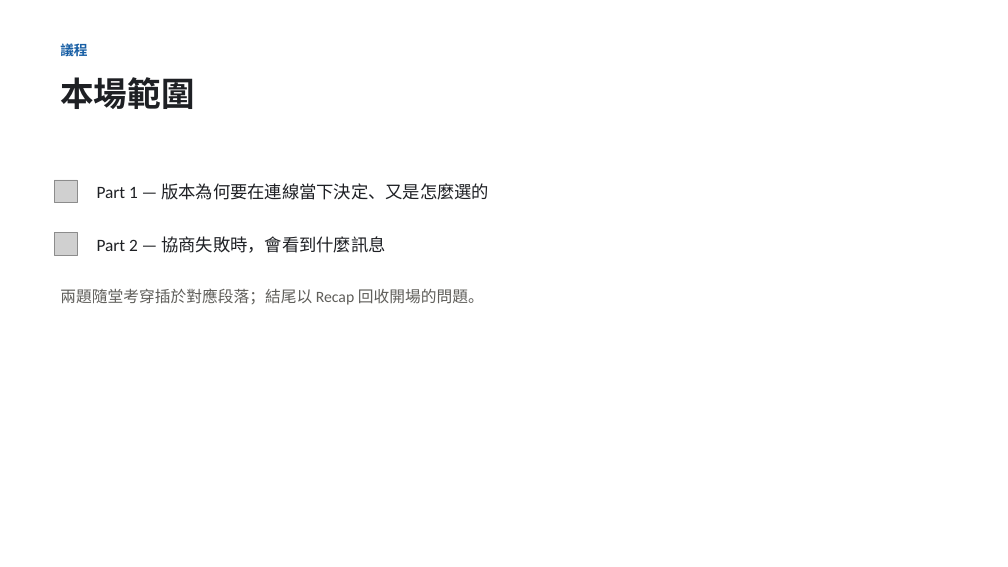
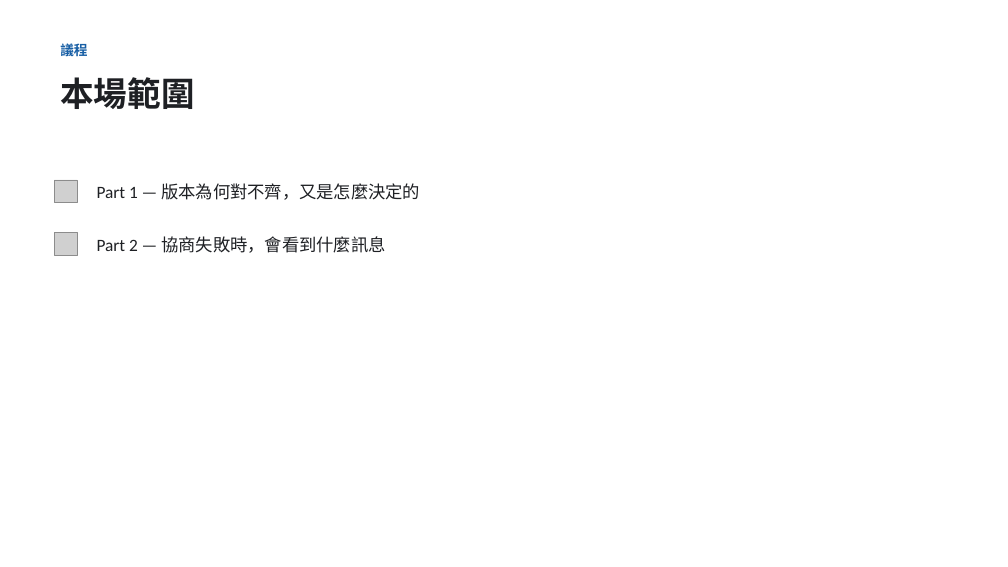
Before and after one commit to unknowntpo/kafka, a slide deck: slide 2 of study/version-control/kafka-version-negotiation.pptx. Drawn at 1008x567 pixels with LibreOffice and Linux fonts; fonts in the diff are those of the drawing; grey boxes stand for pictures. Boxes give left, top, right and bottom in pixels: in the first picture for what was removed or moved away, otherwise in the second. Text is boxed around its words. In the diff, an @@ line names an element or a change of style, - is before the commit and + after.

```diff
--- a/study/version-control/kafka-version-negotiation.pptx
+++ b/study/version-control/kafka-version-negotiation.pptx
@@ text at box(97, 183, 420, 200): text changed @@
-Part 1 — 版本為何要在連線當下決定、又是怎麼選的
+Part 1 — 版本為何對不齊，又是怎麼決定的
@@ text removed at box(60, 288, 484, 305) @@
-兩題隨堂考穿插於對應段落；結尾以 Recap 回收開場的問題。
```
Also in this commit, not shown: 3 other slides changed, 3 other files.
